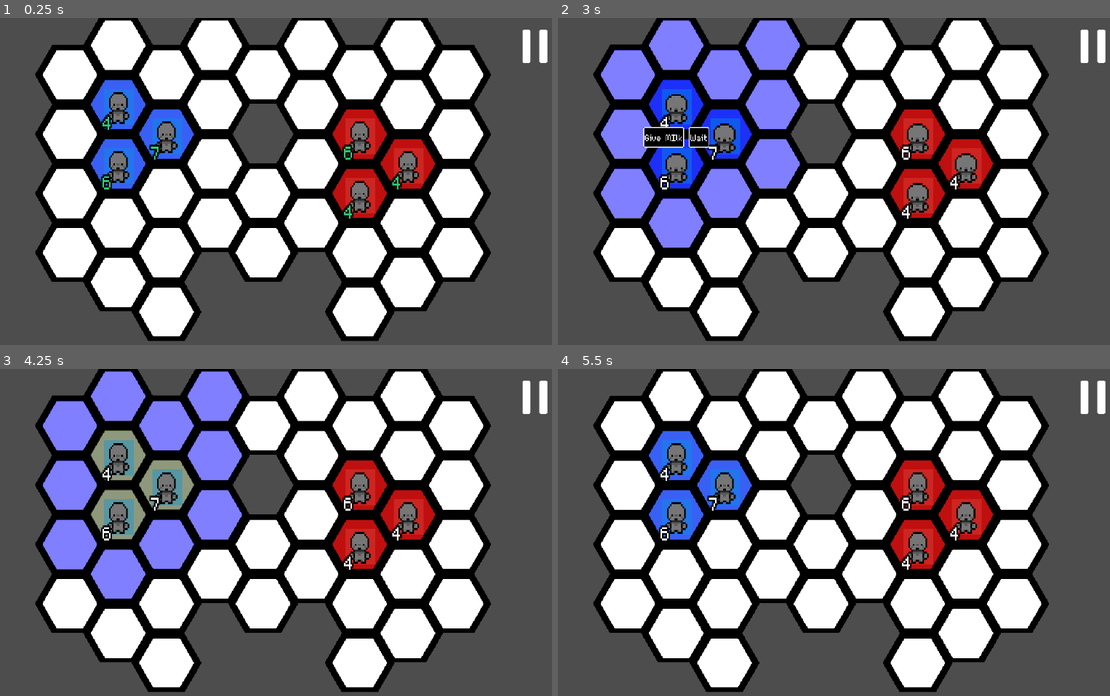
Above: before the commit, frames 1-4 (two rows, left to right).
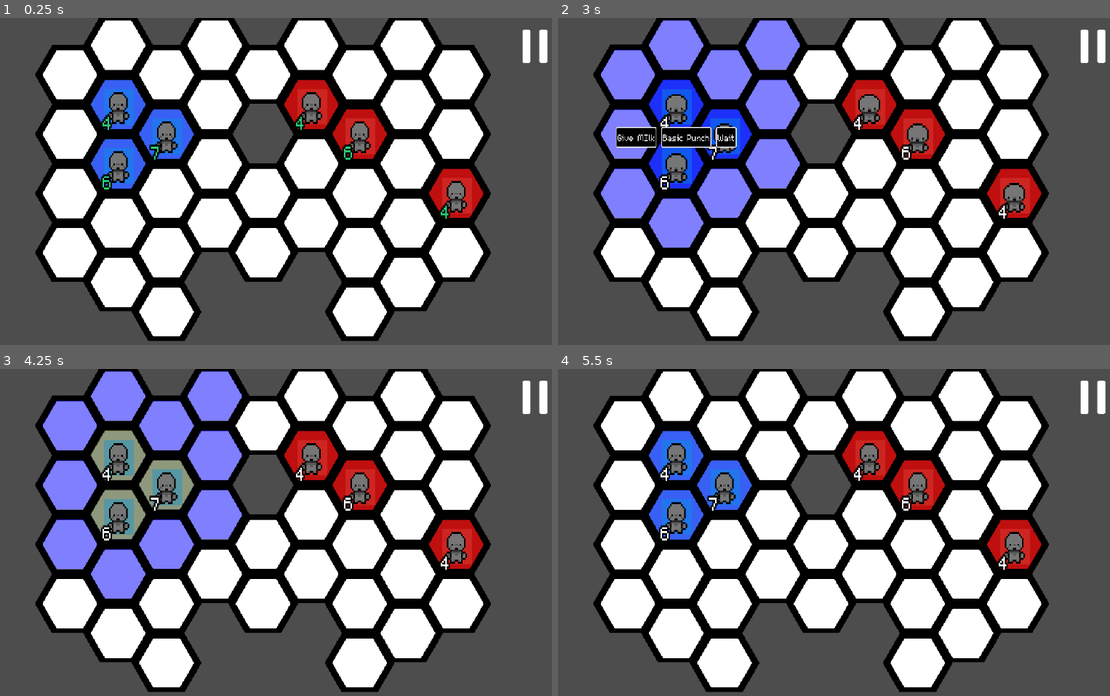
Above: after the commit, the same moments.

Repository: DubiousDuck/Manny-Takes-on-Upper-Management
Game: Godot game, scene res://stages/demo_field.tscn
The game is run twice, just before and just after one commit, with the same random seed, the same clock (stepped at 60 frames per second) and the same inputs. This scene is started directly instead of the project's main scene.
Inputs (mouse positions are in pixels of both pictures, inside the frame that each line leads up to):
- Up to frame 1 (0.25 s): no input
- Up to frame 2 (3 s): tap Enter (ui_accept) at 0.5, 0.77, 2.27 s; move the mouse to (723, 138) at 0.52 s; hold Right (ui_right) 0.53-1.25 s; click (723, 138) at 0.6 s; click "Basic Punch" at 1.25 s; move the mouse to (673, 168) at 2.02 s; hold Down (ui_down) 2.03-2.78 s; click (673, 168) at 2.1 s; move the mouse to (673, 109) at 2.77 s; hold Right (ui_right) from 2.78 s (still down); click (673, 109) at 2.85 s
- Up to frame 3 (4.25 s): release Right (ui_right) at 3.5 s; click "Give MIlk" at 3.5 s
- Up to frame 4 (5.5 s): move the mouse to (916, 489) at 4.27 s; hold Up (ui_up) 4.28-5.03 s; click (916, 489) at 4.35 s; tap Enter (ui_accept) at 4.52, 5.27 s; move the mouse to (916, 548) at 5.02 s; hold Left (ui_left) from 5.03 s (still down); click (916, 548) at 5.1 s

The runs differ from the first frame. In frame 1, 4.5% of the frame differs, in the area x 51-88%, y 18-62%; in frame 2, 5.3%, in the area x 10-88%, y 18-62%; in frame 3, 4.5%; in frame 4, 4.5%.

Commit message:
tweak in logic (not the best solution BUT I TRIED QAQ)

Diff:
--- a/Global/event_bus.gd
+++ b/Global/event_bus.gd
@@ -10,7 +10,7 @@
 #Cell Information
 signal occupy_cell(pos : Vector2i, unit_type : String)
 signal clear_cells()
-signal update_cell_status()
+signal update_cell_status(stacking: bool)
 
 #Attack/Skill System
 signal attack_used(attack: SkillInfo, attacker: Unit, targets: Array[Vector2i])
--- a/skill_tree/skill_tree.gd
+++ b/skill_tree/skill_tree.gd
@@ -13,7 +13,7 @@
 var current_mode: int:
 	set(value):
 		if value == Global.talent_type.PROTAG:
-			mode_label.text = "Boss Benefits"
+			mode_label.text = "Leader Benefits"
 		else:
 			mode_label.text = "Company Benefits"
 		current_mode = value
--- a/skill_tree/skill_tree.tscn
+++ b/skill_tree/skill_tree.tscn
@@ -65,7 +65,8 @@
 offset_top = 113.0
 offset_right = 1018.0
 offset_bottom = 241.0
-talent_name = "talent_6"
+talent_name = "heal_skill"
+max_level = 1
 parent_talent = NodePath("../TalentNode3")
 
 [node name="CompanyNodes" type="Control" parent="."]
@@ -144,7 +145,7 @@
 offset_right = 1136.0
 offset_bottom = 117.0
 theme_override_font_sizes/font_size = 50
-text = "Boss Benefits"
+text = "Leader Benefits"
 horizontal_alignment = 2
 
 [node name="Reset" type="Button" parent="."]
--- a/stages/demo_field.tscn
+++ b/stages/demo_field.tscn
@@ -59,11 +59,13 @@
 script = ExtResource("13_e31i5")
 
 [node name="EnemyUnit2" parent="Units/EnemyGroup" instance=ExtResource("6_vkavw")]
-position = Vector2(436, 279)
+position = Vector2(589, 277)
 script = ExtResource("13_e31i5")
 unit_data = ExtResource("9_mfhmk")
 
 [node name="EnemyUnit3" parent="Units/EnemyGroup" instance=ExtResource("6_vkavw")]
-position = Vector2(511, 230)
+position = Vector2(358, 134)
 script = ExtResource("13_e31i5")
 unit_data = ExtResource("9_mfhmk")
+
+[connection signal="status_update_complete" from="Units" to="Units" method="_on_status_update_complete"]
--- a/stages/level.gd
+++ b/stages/level.gd
@@ -38,6 +38,9 @@
 					protag_node.attack_power += talent_dict["raise_power"]
 				"raise_magic":
 					protag_node.magic_power += talent_dict["raise_magic"]
+				"heal_skill":
+					var heal: SkillInfo = preload("res://skills/basic_heal.tres")
+					protag_node.skills.append(heal)
 
 	elif talent_type == Global.talent_type.COMPANY:
 		for talent in talent_dict.keys():
--- /dev/null
+++ b/ui/battle_canvas_layer.tscn
@@ -0,0 +1,102 @@
+[gd_scene load_steps=4 format=3 uid="uid://clqbkbnv67whv"]
+
+[ext_resource type="Script" path="res://ui/battle_canvas_layer.gd" id="1_pg7py"]
+[ext_resource type="Script" path="res://ui/volume_slider.gd" id="2_k60nf"]
+[ext_resource type="Texture2D" uid="uid://cva3wsbyec1c2" path="res://ui/VolumeSprites/Splatcho Volume Slider (1).png" id="3_y3cgx"]
+
+[node name="BattleCanvasLayer" type="CanvasLayer"]
+process_mode = 3
+script = ExtResource("1_pg7py")
+
+[node name="BattleMenuControl" type="Control" parent="."]
+visible = false
+layout_mode = 3
+anchors_preset = 15
+anchor_right = 1.0
+anchor_bottom = 1.0
+grow_horizontal = 2
+grow_vertical = 2
+
+[node name="Backdrop" type="ColorRect" parent="BattleMenuControl"]
+layout_mode = 1
+anchors_preset = 15
+anchor_right = 1.0
+anchor_bottom = 1.0
+grow_horizontal = 2
+grow_vertical = 2
+color = Color(0.342207, 0.342207, 0.342207, 0.475)
+
+[node name="Label" type="Label" parent="BattleMenuControl"]
+layout_mode = 1
+anchors_preset = 8
+anchor_left = 0.5
+anchor_top = 0.5
+anchor_right = 0.5
+anchor_bottom = 0.5
+offset_left = -238.0
+offset_top = -128.0
+offset_right = 238.0
+offset_bottom = -12.0
+grow_horizontal = 2
+grow_vertical = 2
+theme_override_font_sizes/font_size = 85
+text = "Demo Field"
+horizontal_alignment = 1
+vertical_alignment = 1
+
+[node name="VolumeSlider" type="Control" parent="BattleMenuControl"]
+layout_mode = 1
+anchors_preset = 15
+anchor_right = 1.0
+anchor_bottom = 1.0
+grow_horizontal = 2
+grow_vertical = 2
+script = ExtResource("2_k60nf")
+
+[node name="SpeakerImage" type="Sprite2D" parent="BattleMenuControl/VolumeSlider"]
+position = Vector2(948, 520)
+scale = Vector2(0.170892, 0.170892)
+texture = ExtResource("3_y3cgx")
+
+[node name="HSlider" type="HSlider" parent="BattleMenuControl/VolumeSlider"]
+layout_mode = 0
+offset_left = 761.0
+offset_top = 568.0
+offset_right = 1043.0
+offset_bottom = 584.0
+scale = Vector2(1.24538, 1.24538)
+
+[node name="HBoxContainer" type="HBoxContainer" parent="BattleMenuControl"]
+layout_mode = 1
+anchors_preset = 14
+anchor_top = 0.5
+anchor_right = 1.0
+anchor_bottom = 0.5
+offset_bottom = 121.0
+grow_horizontal = 2
+grow_vertical = 2
+theme_override_constants/separation = 50
+alignment = 1
+
+[node name="RestartLevel" type="Button" parent="BattleMenuControl/HBoxContainer"]
+custom_minimum_size = Vector2(300, 0)
+layout_mode = 2
+theme_override_font_sizes/font_size = 45
+text = "Restart Level"
+
+[node name="ExitLevel" type="Button" parent="BattleMenuControl/HBoxContainer"]
+custom_minimum_size = Vector2(300, 0)
+layout_mode = 2
+theme_override_font_sizes/font_size = 45
+text = "Exit Level"
+
+[node name="QuitGame" type="Button" parent="BattleMenuControl/HBoxContainer"]
+custom_minimum_size = Vector2(300, 0)
+layout_mode = 2
+theme_override_font_sizes/font_size = 45
+text = "Quit Game"
+
+[connection signal="value_changed" from="BattleMenuControl/VolumeSlider/HSlider" to="BattleMenuControl/VolumeSlider" method="_on_h_slider_value_changed"]
+[connection signal="pressed" from="BattleMenuControl/HBoxContainer/RestartLevel" to="." method="_on_restart_level_pressed"]
+[connection signal="pressed" from="BattleMenuControl/HBoxContainer/ExitLevel" to="." method="_on_exit_level_pressed"]
+[connection signal="pressed" from="BattleMenuControl/HBoxContainer/QuitGame" to="." method="_on_quit_game_pressed"]
--- a/unit/UnitContainer.gd
+++ b/unit/UnitContainer.gd
@@ -367,11 +367,7 @@
 	return correct_targets
 
 func _on_unit_died():
-	#recount how many children unit this group has
-	units = []
-	for unit in get_children():
-		if !unit.is_dead:
-			units.append(unit)
+	refresh_units()
 
 func _on_skill_chosen(skill: SkillInfo):
 	current_unit.toggle_skill_ui(false)
@@ -404,3 +400,11 @@
 	for unit in units:
 		if unit.unit_held.has(this_unit):
 			unit.unit_held.erase(this_unit)
+			this_unit.is_held = false
+
+func refresh_units():
+	#recount how many children unit this group has
+	units = []
+	for unit in get_children():
+		if !unit.is_dead:
+			units.append(unit)
--- a/unit/UnitGroupController.gd
+++ b/unit/UnitGroupController.gd
@@ -3,19 +3,18 @@
 class_name UnitGroupController
 
 signal effect_complete
-signal attack_process_complete
+signal status_update_complete
 
 @export var player_goes_first : bool = true
 
 @onready var player_group: UnitContainer = $PlayerGroup
 @onready var enemy_group: UnitContainer = $EnemyGroup
+
 var is_player_turn : bool = true
+var waiting
 var all_units: Array[Unit] = []
 var occupied_cells: Dictionary = {}
-
-var in_progress: bool = false:
-	set(value):
-		if value == false: attack_process_complete.emit()
+var is_waiting_for_turn_switch: bool = false
 
 func _ready():
 	EventBus.connect("update_cell_status", _on_update_cell_status)
@@ -29,7 +28,7 @@
 	enemy_group.init()
 	all_units.append_array(player_group.units)
 	all_units.append_array(enemy_group.units)
-	_on_update_cell_status()
+	_on_update_cell_status(true)
 
 	is_player_turn = player_goes_first
 	if is_player_turn:
@@ -41,19 +40,22 @@
 
 func _on_unit_container_all_moved():
 	check_if_win()
-	is_player_turn = !is_player_turn
-	#TODO: Fix bug where anonther group starts before all previous actions are resolved
-	if is_player_turn:
-		print("player's turn")
-		player_group.round_start()
-	else:
-		print("enemy's turn")
-		enemy_group.round_start()
-	_on_update_cell_status()
+	is_waiting_for_turn_switch = true
+	_on_update_cell_status(true)
+
+func _on_status_update_complete():
+	if is_waiting_for_turn_switch:
+		is_player_turn = !is_player_turn
+		if is_player_turn:
+			player_group.round_start()
+			print("player's turn")
+		else:
+			enemy_group.round_start()
+			print("enemy's turn")
+		is_waiting_for_turn_switch = false
 
 func _on_attack_used(attack: SkillInfo, attacker: Unit, targets: Array[Vector2i]):
 	#print("# " + str(attacker.name) + " USED: " + str(attack.name) + " (UnitGroupController.gd)")
-	in_progress = true
 
 	#get effect multiplier based on affinity
 	var attacker_power = 1
@@ -86,7 +88,7 @@
 				affected_units.map(
 					func(unit : Unit): #NOTICE: Use global position directly here since hex grid coords is less intuitive
 						#calculate the direction of knockback
-						var dir: Vector2 = unit.global_position - attacker.global_position
+						var dir: Vector2 = HexNavi.cell_to_global(unit.cell) - attacker.global_position
 						#apply the direction by strength of knockback
 						var new_location: Vector2 = unit.global_position + dir*effect.y
 						move_tween.tween_property(
@@ -136,6 +138,7 @@
 								a.tween_property(unit, 'global_position', attacker.global_position + Vector2(0, v_offset), 0.3)
 								unit.cell = attacker.cell
 								unit.animation_state("thrown")
+								unit.is_held = true
 						)
 						await a.finished
 						attacker.unit_held.append_array(affected_units)
@@ -148,6 +151,7 @@
 							a.tween_property(projectile, "global_position", HexNavi.cell_to_global(targets.front()), 0.3)
 						else: a.tween_property(projectile, "global_position", affected_units.front().global_position, 0.3)
 						await a.finished
+						projectile.is_held = false
 						projectile.animation_state("side_idle")
 						projectile.cell = HexNavi.global_to_cell(projectile.global_position)
 					_:
@@ -156,15 +160,16 @@
 			_:
 				print("nothing happens yet")
 
-		_on_update_cell_status()
 	# print("# AFFECTED UNITS: " + str(affected_units) + " (UnitGroupController.gd)")
 	affected_units.map(func(unit : Unit): unit.check_if_dead()) # TODO: rare bug here? trying to call on already freed node
-	in_progress = false
-
-func _on_update_cell_status(): #scan all units and update cell color accordingly
+	_on_update_cell_status(true)
+
+func _on_update_cell_status(stacking: bool): #scan all units and update cell color accordingly
 	all_units = []
 	occupied_cells = {}
 	EventBus.emit_signal("clear_cells")
+	player_group.refresh_units()
+	enemy_group.refresh_units()
 	all_units.append_array(player_group.units)
 	all_units.append_array(enemy_group.units)
 	for unit in player_group.units:
@@ -178,37 +183,45 @@
 		occupied_cells[unit.cell].append(unit)
 		EventBus.emit_signal("occupy_cell", unit.cell, "enemy")
 
-	print("stacking")
-	#adjusting position of units to accomodate for unit stacking
-	for cell in occupied_cells:
-		var displacement = 100/(occupied_cells[cell].size());
-		var num_stacked = 0
-		for unit in occupied_cells[cell]:
-			if(unit.unit_held.is_empty()):
-				num_stacked += 1
-
-		if num_stacked > 1:
-			for i in range(occupied_cells[cell].size()):
-				var unit = occupied_cells[cell][i]
-				var vect = Vector2(displacement/2 + displacement*i-100/2, 0)
-
-				var displace_tween = get_tree().create_tween()
-				displace_tween.set_ease(Tween.EASE_OUT)
-				displace_tween.set_trans(Tween.TRANS_CUBIC)
-				displace_tween.tween_property(
-								unit,
-								'global_position',
-								HexNavi.cell_to_global(unit.cell) + vect,
-								0.5
-							)
-		else:
-			occupied_cells[cell].map(
-				func(unit):
-					unit.global_position = HexNavi.cell_to_global(unit.cell)
-			)
+	if stacking: #only stacks units if stacking is true
+		print("stacking")
+		#adjusting position of units to accomodate for unit stacking
+
+		for cell in occupied_cells.keys():
+			var displacement = 100/(occupied_cells[cell].size());
+			var num_stacked = 0
+			for unit in occupied_cells[cell]:
+				if(unit.unit_held.is_empty()):
+					num_stacked += 1
+
+			var displace_tween = get_tree().create_tween().set_parallel()
+			displace_tween.set_ease(Tween.EASE_OUT)
+			displace_tween.set_trans(Tween.TRANS_CUBIC)
+
+			if num_stacked > 1:
+				for i in range(occupied_cells[cell].size()):
+					var unit = occupied_cells[cell][i]
+					var vect = Vector2(displacement/2 + displacement*i-100/2, 0)
+
+					displace_tween.tween_property(
+									unit,
+									'global_position',
+									HexNavi.cell_to_global(cell) + vect,
+									0.5
+								)
+				await displace_tween.finished
+			else:
+				occupied_cells[cell].map(
+					func(unit: Unit):
+						#for some reason keeping the tween time to 0.1 is very important in not causing visual bug
+						if !unit.is_held: displace_tween.tween_property(unit, 'global_position', HexNavi.cell_to_global(cell), 0.1)
+				)
+
+	#print("status update complete")
+	status_update_complete.emit()
 
 func _on_unit_died():
-	_on_update_cell_status()
+	_on_update_cell_status(false)
 	check_if_win()
 
 func check_if_win():
--- a/unit/params/healer.tres
+++ b/unit/params/healer.tres
@@ -1,20 +1,21 @@
-[gd_resource type="Resource" script_class="UnitData" load_steps=5 format=3 uid="uid://bvllti17umvmw"]
+[gd_resource type="Resource" script_class="UnitData" load_steps=6 format=3 uid="uid://bvllti17umvmw"]
 
 [ext_resource type="Script" path="res://unit/params/unit_data.gd" id="1_kp1fd"]
 [ext_resource type="Script" path="res://skills/skill_info.gd" id="2_4bsfd"]
 [ext_resource type="Resource" uid="uid://bao7vfdy1qt2i" path="res://skills/basic_heal.tres" id="3_8bpra"]
 [ext_resource type="Resource" uid="uid://mgaahup4u5tt" path="res://skills/wait.tres" id="4_pg5q1"]
+[ext_resource type="Resource" uid="uid://blts5vx256a3e" path="res://skills/basic_punch.tres" id="4_t6r3d"]
 
 [resource]
 script = ExtResource("1_kp1fd")
 unit_class = "Healer"
 attributes = {
 0: 4,
-1: 3,
-2: 1,
+1: 1,
+2: 3,
 3: 2
 }
-skill_list = Array[ExtResource("2_4bsfd")]([ExtResource("3_8bpra"), ExtResource("4_pg5q1")])
+skill_list = Array[ExtResource("2_4bsfd")]([ExtResource("3_8bpra"), ExtResource("4_t6r3d"), ExtResource("4_pg5q1")])
 rel = ""
 mood = 50
 money = 5
--- a/unit/unit.gd
+++ b/unit/unit.gd
@@ -54,6 +54,7 @@
 var move_range_highlight := Color(1, 1, 1, 1)
 var selected: bool = false
 var unit_held: Array[Unit] = [] #array of all units that this unit has picked up
+var is_held: bool = false
 var is_dead: bool = false
 
 var damage_reduction: float = 0;
@@ -89,7 +90,7 @@
 func init():
 	animation_state("front_idle")
 	cell = HexNavi.global_to_cell(global_position)
-	global_position = HexNavi.cell_to_global(cell)
+	#global_position = HexNavi.cell_to_global(cell)
 	actions_avail.assign(all_actions)
 	toggle_skill_ui(false)
 
@@ -135,11 +136,12 @@
 		func(unit):
 			unit.cell = cell
 	)
-	EventBus.emit_signal("update_cell_status")
 	if diff.x == 0:
 		animation_state("front_idle")
 	else:
 		animation_state("side_idle")
+	#print(name + " moved!")
+	EventBus.emit_signal("update_cell_status", false)
 	movement_complete.emit()
 
 func take_action(skill: SkillInfo): #where animations are handled
@@ -230,7 +232,7 @@
 
 #in the animation player
 func emit_anim_comlete():
-	print("anim complete emitted!")
+	#print("anim complete emitted!")
 	anim_complete.emit()
 
 ## When receive the attack point signal, check to see if can emit "total_complete"
Not shown: 1 places in Global/audio_preload.tscn that only renumber resources
Not shown: 1 places in stages/demo_field.tscn that only renumber resources
